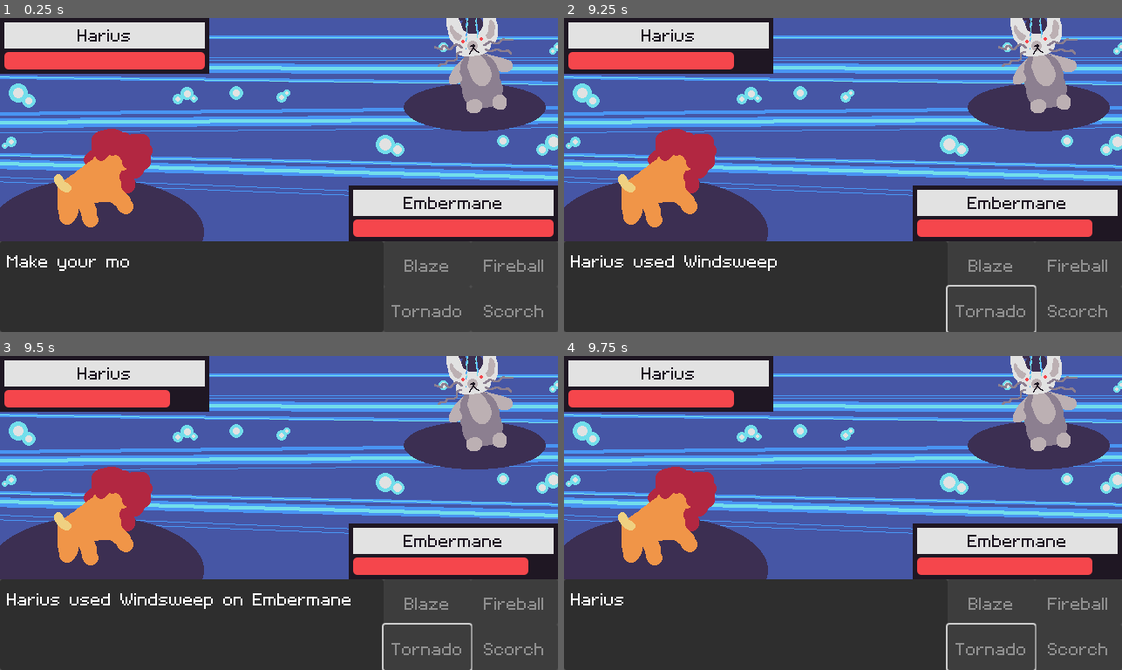
Above: before the commit, frames 1-4 (two rows, left to right).
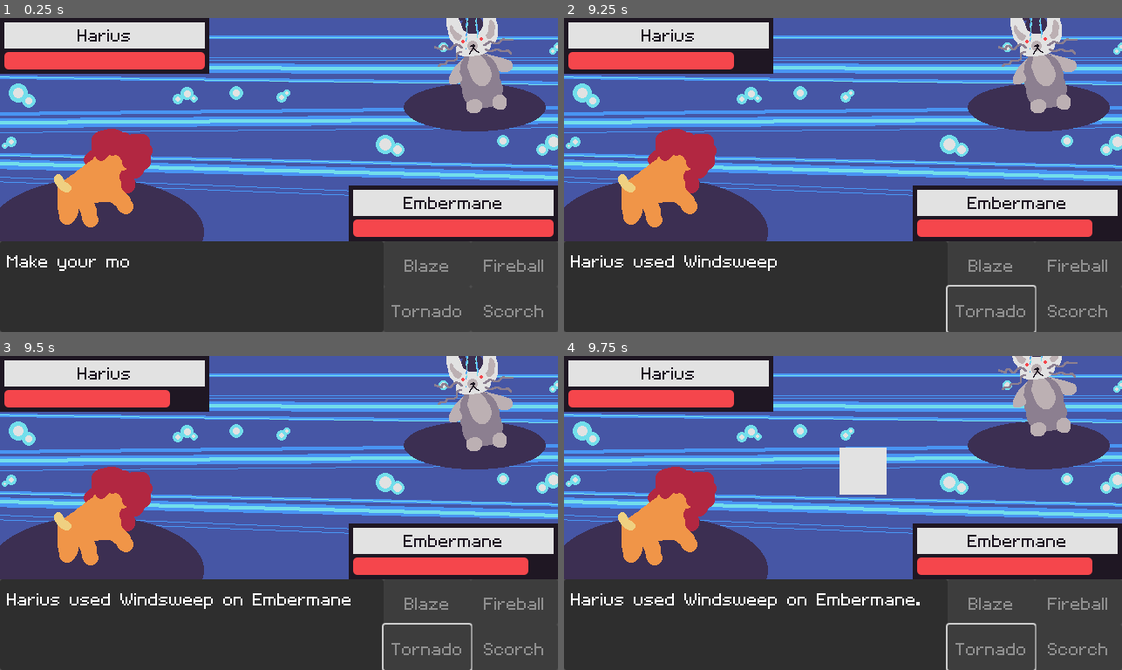
Above: after the commit, the same moments.

Repository: jadicodes/zodiac-battler
Game: Godot game, scene res://battle_arena/battle_arena.tscn
Same seed, same stepped clock (60 frames per second), same inputs: the game is played once before the commit and once after it. The engine's default icon, where the game draws it, is replaced by a stand-in: a white triangle on a blue panel in a dark square.
Inputs:
- Up to frame 1 (0.25 s): no input
- Up to frame 2 (9.25 s): click "Blaze" at 0.5 s; tap Space (advance_text) at 1.35, 2.1, 2.85, 3.5, 3.6, 5.1, 5.75, 5.85, 6.6, 7.35, 8.1 s; tap Enter at 2.75, 5, 8 s; click "Fireball" at 4.25 s; click "Tornado" at 8.75 s
- Up to frame 3 (9.5 s): no input
- Up to frame 4 (9.75 s): tap Space (advance_text) at 9.6 s

Frames 1-3 are identical in both runs. In frame 4, 4.0% of the frame differs, in the area x 12-93%, y 0-81%.

Commit message:
Add critical hits
Currently a 5% chance every move

Diff:
--- a/project/battle_arena/battle_arena.gd
+++ b/project/battle_arena/battle_arena.gd
@@ -5,6 +5,7 @@
 const SUPER_EFFECTIVE_MULTIPLIER: float = 1.5
 const NOT_EFFECTIVE_MULTIPLIER: float = 0.5
 const STAB_MULTIPLIER: float = 1.5
+const CRIT_MULTIPLIER: float = 2.0
 
 var _game_active := true
 
@@ -101,9 +102,8 @@
 	_event_queue.add_event(HealthChangeEvent.new(_monster_opponent, damage_amount))
 
 
-func _on_move_used(target: Monster, move: Move, is_successful: bool, monster: Monster) -> void:
-	var _effectiveness_multiplier : float = DEFAULT_MULTIPLER
-	var _stab_multiplier : float = DEFAULT_MULTIPLER
+func _on_move_used(target: Monster, move: Move, is_successful: bool, is_crit: bool, monster: Monster) -> void:
+	var _damage_multiplier : float = DEFAULT_MULTIPLER
 	var _effectiveness_message_event: MessageEvent
 	var _message_event: MessageEvent
 	_message_event = MessageEvent.new(tr("MOVE_USED") % [monster.get_monster_name(), move.get_move_name(), target.get_monster_name()])
@@ -115,19 +115,24 @@
 
 		# Type Effectiveness
 		if Types.is_super_effective(move.get_type(), target.get_type()):
-			_effectiveness_multiplier = SUPER_EFFECTIVE_MULTIPLIER
+			_damage_multiplier *= SUPER_EFFECTIVE_MULTIPLIER
 			_effectiveness_message_event = MessageEvent.new(tr("SUPER_EFFECTIVE"))
 
 		if Types.is_not_effective(move.get_type(), target.get_type()):
-			_effectiveness_multiplier = NOT_EFFECTIVE_MULTIPLIER
+			_damage_multiplier *= NOT_EFFECTIVE_MULTIPLIER
 			_effectiveness_message_event = MessageEvent.new(tr("NOT_EFFECTIVE"))
 
 		# Same Type Attack Bonus (STAB)
 		if monster.get_type() == move.get_type():
-			_stab_multiplier = STAB_MULTIPLIER
+			_damage_multiplier *= STAB_MULTIPLIER
+
+		# Critical Hit
+		if is_crit:
+			_damage_multiplier *= CRIT_MULTIPLIER
+			_event_queue.add_event(MessageEvent.new(tr("CRITICAL_HIT")))
 
 		@warning_ignore("narrowing_conversion", "integer_division")
-		target.take_damage((move.get_attack_power()/DAMAGE_DIVIDER)*_effectiveness_multiplier*_stab_multiplier)
+		target.take_damage((move.get_attack_power()/DAMAGE_DIVIDER) * _damage_multiplier)
 		if _effectiveness_message_event:
 			_event_queue.add_event(_effectiveness_message_event)
 
--- a/project/i18n/translations.csv
+++ b/project/i18n/translations.csv
@@ -6,3 +6,4 @@
 FAINTED,%s has fainted.
 SUPER_EFFECTIVE,It was super effective!
 NOT_EFFECTIVE,It was not very effective...
+CRITICAL_HIT,Critical hit!
--- a/project/monsters/monster.gd
+++ b/project/monsters/monster.gd
@@ -1,8 +1,7 @@
 class_name Monster
 extends Resource
 
-signal move_used(target: Monster, move: Move, is_successful: bool)
-signal move_missed(target: Monster, move: Move)
+signal move_used(target: Monster, move: Move, is_successful: bool, is_crit: bool)
 signal damage_taken(damage_amount: int)
 signal fainted
 
@@ -25,10 +24,10 @@
 	var move = get_moves()[move_index]
 	print(get_monster_name() + " using move " + move._move_name)
 	var accuracy: int = move.get_accuracy()
-	var random_number = randi_range(0, 100)
-	var is_successful: bool = random_number < accuracy
+	var is_successful: bool = randi_range(0, 100) < accuracy
+	var is_crit: bool = randi_range(0, 100) < Move.CRIT_CHANCE
 
-	move_used.emit(target, move, is_successful)
+	move_used.emit(target, move, is_successful, is_crit)
 
 
 func take_damage(damage_amount: int) -> void:
--- a/project/moves/move.gd
+++ b/project/moves/move.gd
@@ -1,5 +1,7 @@
 class_name Move
 extends Resource
+
+const CRIT_CHANCE = 5
 
 @export var _move_name: String
 @export var _type: Types.Type
Binary file changed: project/i18n/translations.en_US.translation
